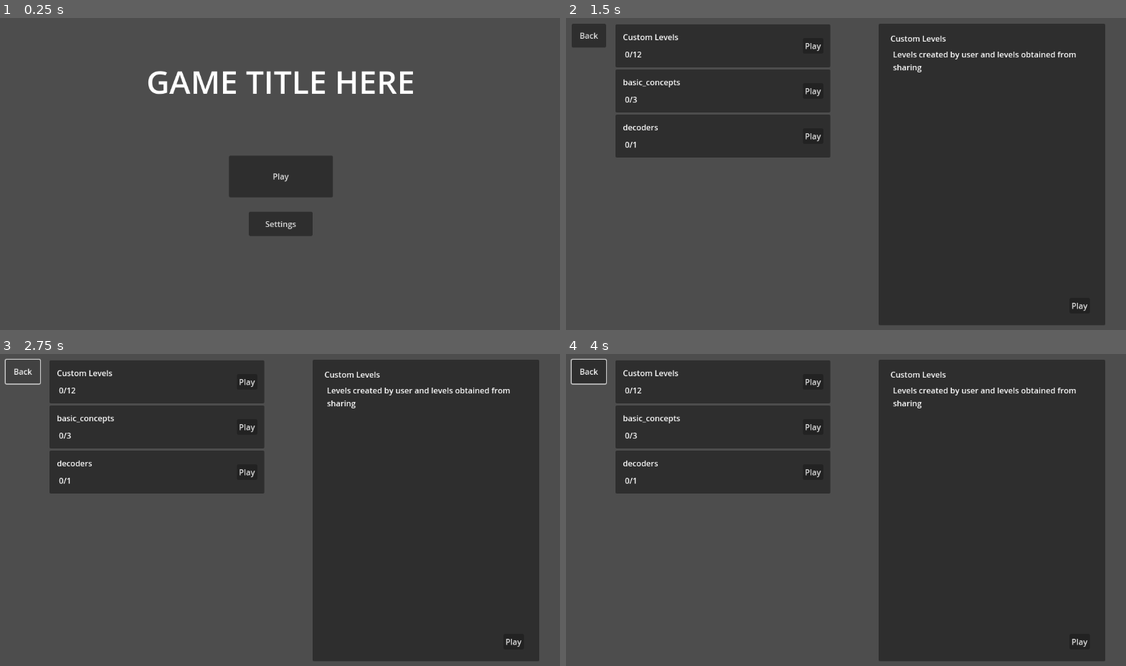
Above: before the commit, frames 1-4 (two rows, left to right).
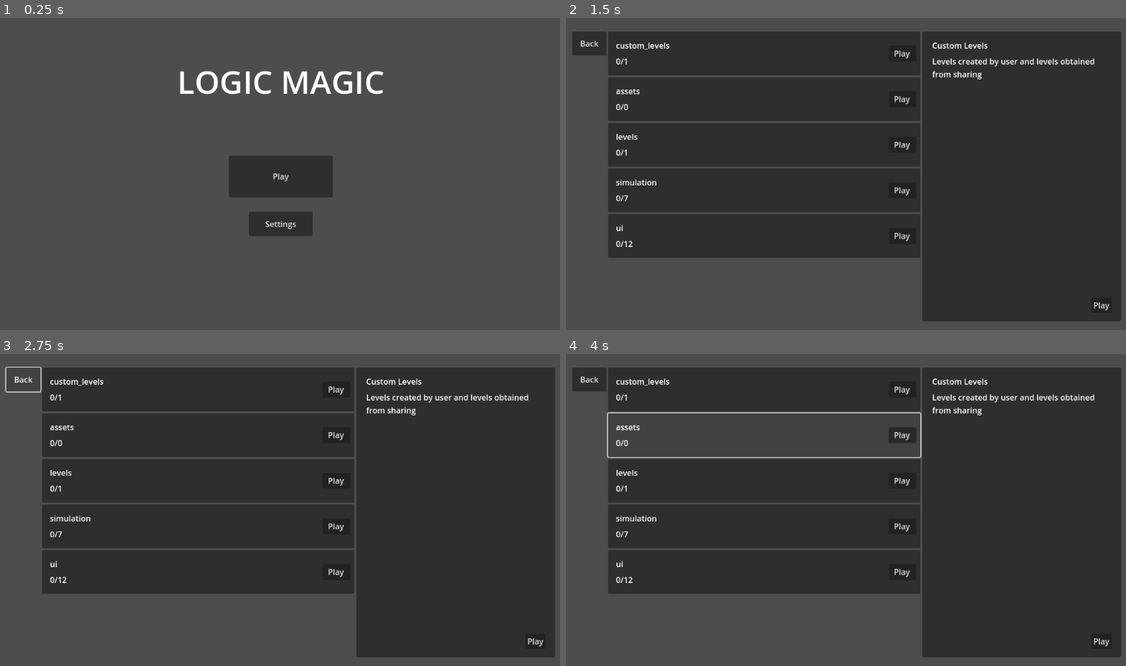
Above: after the commit, the same moments.

Repository: sininen-blue/logic-gate-tesseract
Game: Godot game, scene res://ui/title_page.tscn
Two runs of this game, one before a commit and one after it. Both use one fixed random seed, a clock stepped at 60 frames per second and the inputs below.
Inputs (mouse positions are in pixels of both pictures, inside the frame that each line leads up to):
- Up to frame 1 (0.25 s): no input
- Up to frame 2 (1.5 s): click "Settings" at 0.5 s; click "Play" at 1.25 s
- Up to frame 3 (2.75 s): click "Back" at 2 s
- Up to frame 4 (4 s): click (762, 388) at 2.75 s, where only the run after the commit has a clickable "custom_levels"; click (762, 435) at 3.5 s, where only the run after the commit has a clickable "assets"

The runs differ from the first frame. In frame 1, 1.8% of the frame differs, in the area x 26-74%, y 16-25%; in frame 2, 29%, in the area x 1-100%, y 1-99%; in frame 3, 29%; in frame 4, 27%.
Error after the commit: Cannot call method 'get_as_text' on a null value. (res://ui/stage_select.gd:38)

Commit message:
cleaned up level select

Diff:
--- /dev/null
+++ b/levels/basic_concepts.json
@@ -0,0 +1,4 @@
+{
+	"title": "Basic Concepts",
+	"description": "the basic concepts of logic gates"
+}
--- a/ui/components/stage_panel.gd
+++ b/ui/components/stage_panel.gd
@@ -1,4 +1,4 @@
-extends Panel
+extends Button
 
 @export var level_scene : PackedScene
 @export var title : String
--- a/ui/components/stage_panel.tscn
+++ b/ui/components/stage_panel.tscn
@@ -3,25 +3,31 @@
 [ext_resource type="Script" path="res://ui/components/stage_panel.gd" id="1_dwvly"]
 [ext_resource type="PackedScene" uid="uid://yrih2e5sant0" path="res://ui/level_select.tscn" id="2_lx8lr"]
 
-[node name="StagePanel" type="Panel"]
-custom_minimum_size = Vector2(242, 87)
+[node name="StagePanel" type="Button"]
+custom_minimum_size = Vector2(320, 88)
+offset_right = 320.0
+offset_bottom = 88.0
 script = ExtResource("1_dwvly")
 level_scene = ExtResource("2_lx8lr")
 
 [node name="StageLabel" type="Label" parent="."]
-layout_mode = 0
-offset_left = 15.0
-offset_top = 14.0
-offset_right = 127.0
-offset_bottom = 37.0
+layout_mode = 1
+offset_left = 16.0
+offset_top = 16.0
+offset_right = 248.0
+offset_bottom = 39.0
 text = "Basic Concepts"
 
 [node name="ProgressLabel" type="Label" parent="."]
-layout_mode = 0
-offset_left = 19.0
-offset_top = 49.0
-offset_right = 59.0
-offset_bottom = 72.0
+layout_mode = 1
+anchors_preset = 2
+anchor_top = 1.0
+anchor_bottom = 1.0
+offset_left = 16.0
+offset_top = -40.0
+offset_right = 80.0
+offset_bottom = -17.0
+grow_vertical = 0
 text = "0/12"
 
 [node name="PlayButton" type="Button" parent="."]
@@ -31,10 +37,10 @@
 anchor_top = 0.5
 anchor_right = 1.0
 anchor_bottom = 0.5
-offset_left = -55.0
-offset_top = -15.5
-offset_right = -14.0
-offset_bottom = 15.5
+offset_left = -64.0
+offset_top = -16.0
+offset_right = -8.0
+offset_bottom = 16.0
 grow_horizontal = 0
 grow_vertical = 2
 text = "Play"
--- a/ui/stage_select.gd
+++ b/ui/stage_select.gd
@@ -3,16 +3,41 @@
 @export var STAGE_PANEL : PackedScene
 var stage_directory : DirAccess = DirAccess.open("res://levels")
 
+@onready var stages_container: VBoxContainer = $Main/Stages
+
+@onready var title_label: Label = $Main/InfoPanel/TitleLabel
+@onready var description_label: Label = $Main/InfoPanel/DescriptionLabel
+@onready var play_button: Button = $Main/InfoPanel/PlayButton
+
 func _ready() -> void:
+	make_panel("custom_levels")
 	for stage in stage_directory.get_directories():
-		var new_stage_panel : Panel = STAGE_PANEL.instantiate()
-		new_stage_panel.title = stage
-		#new_stage_panel.current_level ## TODO: player local save
+		if stage == "custom_levels":
+			return
+		make_panel(stage)
 
-		## NOTE: messy but works well enough for now
-		stage_directory.change_dir(stage)
-		new_stage_panel.max_level = len(stage_directory.get_files())
-		stage_directory.change_dir("..")
 
-		new_stage_panel.dir = DirAccess.open("res://levels/"+stage)
-		$VBoxContainer.add_child(new_stage_panel)
+func make_panel(stage : String) -> void:
+	var new_stage_panel : Button = STAGE_PANEL.instantiate()
+	new_stage_panel.title = stage
+	#new_stage_panel.current_level ## TODO: player local save
+
+	## NOTE: messy but works well enough for now
+	stage_directory.change_dir(stage)
+	new_stage_panel.max_level = len(stage_directory.get_files())
+	stage_directory.change_dir("..")
+
+	new_stage_panel.dir = DirAccess.open("res://levels/"+stage)
+
+	stages_container.add_child(new_stage_panel)
+	new_stage_panel.pressed.connect(show_info.bind(stage))
+
+
+func show_info(stage : String) -> void:
+	var stage_file : FileAccess = FileAccess.open("res://levels/"+stage+".json", FileAccess.READ)
+	var content : Dictionary = JSON.parse_string(stage_file.get_as_text())
+
+	title_label.text = content["title"]
+	description_label.text = content["description"]
+	# TODO: custom level exception here
+	play_button.pressed.connect(get_tree().change_scene_to_file.bind("res://ui/level_select.tscn"))
--- a/ui/stage_select.tscn
+++ b/ui/stage_select.tscn
@@ -8,107 +8,67 @@
 anchors_preset = 15
 anchor_right = 1.0
 anchor_bottom = 1.0
+offset_left = 24.0
+offset_top = 32.0
+offset_right = -24.0
+offset_bottom = -32.0
 grow_horizontal = 2
 grow_vertical = 2
 script = ExtResource("1_1iel2")
 STAGE_PANEL = ExtResource("2_faydu")
-metadata/_edit_lock_ = true
 
-[node name="VBoxContainer" type="VBoxContainer" parent="."]
-clip_contents = true
+[node name="Back" type="Button" parent="."]
 layout_mode = 1
-anchors_preset = 9
+offset_right = 69.0
+offset_bottom = 48.0
+text = "Back"
+
+[node name="Main" type="HBoxContainer" parent="."]
+layout_mode = 1
+anchors_preset = 15
+anchor_right = 1.0
 anchor_bottom = 1.0
-offset_left = 111.0
-offset_top = 17.0
-offset_right = 543.0
-offset_bottom = -15.0
+offset_left = 72.0
+grow_horizontal = 2
 grow_vertical = 2
 
-[node name="StagePanel" type="Panel" parent="VBoxContainer"]
-custom_minimum_size = Vector2(242, 87)
+[node name="Stages" type="VBoxContainer" parent="Main"]
 layout_mode = 2
+size_flags_horizontal = 3
 
-[node name="StageLabel" type="Label" parent="VBoxContainer/StagePanel"]
+[node name="InfoPanel" type="Panel" parent="Main"]
+custom_minimum_size = Vector2(400, 0)
+layout_mode = 2
+size_flags_horizontal = 4
+
+[node name="TitleLabel" type="Label" parent="Main/InfoPanel"]
 layout_mode = 0
-offset_left = 15.0
-offset_top = 14.0
-offset_right = 127.0
-offset_bottom = 37.0
+offset_left = 20.0
+offset_top = 16.0
+offset_right = 132.0
+offset_bottom = 39.0
 text = "Custom Levels"
 
-[node name="ProgressLabel" type="Label" parent="VBoxContainer/StagePanel"]
+[node name="DescriptionLabel" type="Label" parent="Main/InfoPanel"]
 layout_mode = 0
-offset_left = 19.0
-offset_top = 49.0
-offset_right = 59.0
-offset_bottom = 72.0
-text = "0/12"
-
-[node name="PlayButton" type="Button" parent="VBoxContainer/StagePanel"]
-layout_mode = 1
-anchors_preset = 6
-anchor_left = 1.0
-anchor_top = 0.5
-anchor_right = 1.0
-anchor_bottom = 0.5
-offset_left = -55.0
-offset_top = -15.5
-offset_right = -14.0
-offset_bottom = 15.5
-grow_horizontal = 0
-grow_vertical = 2
-text = "Play"
-
-[node name="InfoPanel" type="Panel" parent="."]
-layout_mode = 1
-anchors_preset = 11
-anchor_left = 1.0
-anchor_right = 1.0
-anchor_bottom = 1.0
-offset_left = -512.0
-offset_top = 16.0
-offset_right = -56.0
-offset_bottom = -24.0
-grow_horizontal = 0
-grow_vertical = 2
-
-[node name="TitleLabel" type="Label" parent="InfoPanel"]
-layout_mode = 0
-offset_left = 24.0
-offset_top = 18.0
-offset_right = 136.0
-offset_bottom = 41.0
-text = "Custom Levels"
-
-[node name="DescriptionLabel" type="Label" parent="InfoPanel"]
-layout_mode = 0
-offset_left = 29.0
-offset_top = 50.0
-offset_right = 415.0
-offset_bottom = 258.0
+offset_left = 20.0
+offset_top = 48.0
+offset_right = 372.0
+offset_bottom = 296.0
 text = "Levels created by user and levels obtained from sharing"
 autowrap_mode = 3
 
-[node name="PlayButton" type="Button" parent="InfoPanel"]
+[node name="PlayButton" type="Button" parent="Main/InfoPanel"]
 layout_mode = 1
 anchors_preset = 3
 anchor_left = 1.0
 anchor_top = 1.0
 anchor_right = 1.0
 anchor_bottom = 1.0
-offset_left = -72.0
-offset_top = -55.0
-offset_right = -31.0
-offset_bottom = -24.0
+offset_left = -60.0
+offset_top = -48.0
+offset_right = -19.0
+offset_bottom = -17.0
 grow_horizontal = 0
 grow_vertical = 0
 text = "Play"
-
-[node name="Back" type="Button" parent="."]
-layout_mode = 0
-offset_left = 23.0
-offset_top = 16.0
-offset_right = 92.0
-offset_bottom = 64.0
-text = "Back"
--- a/ui/title_page.gd
+++ b/ui/title_page.gd
@@ -1,7 +1,11 @@
 extends Control
 
+
+@onready var play_button: Button = $PlayButton
+@onready var settings_button: Button = $SettingsButton
+
 func _ready() -> void:
-	$Button.pressed.connect(_on_button_pressed)
+	play_button.pressed.connect(_on_button_pressed)
 
 func _on_button_pressed() -> void:
 	get_tree().change_scene_to_file("res://ui/stage_select.tscn")
--- a/ui/title_page.tscn
+++ b/ui/title_page.tscn
@@ -12,7 +12,21 @@
 script = ExtResource("1_ulqil")
 metadata/_edit_lock_ = true
 
-[node name="Button" type="Button" parent="."]
+[node name="TitleLabel" type="Label" parent="."]
+layout_mode = 1
+anchors_preset = 5
+anchor_left = 0.5
+anchor_right = 0.5
+offset_left = -208.0
+offset_top = 88.0
+offset_right = 208.0
+offset_bottom = 176.0
+grow_horizontal = 2
+theme_override_font_sizes/font_size = 64
+text = "Logic Magic"
+uppercase = true
+
+[node name="PlayButton" type="Button" parent="."]
 layout_mode = 1
 anchors_preset = 8
 anchor_left = 0.5
@@ -27,7 +41,7 @@
 grow_vertical = 2
 text = "Play"
 
-[node name="Settings" type="Button" parent="."]
+[node name="SettingsButton" type="Button" parent="."]
 layout_mode = 1
 anchors_preset = 8
 anchor_left = 0.5
@@ -41,17 +55,3 @@
 grow_horizontal = 2
 grow_vertical = 2
 text = "Settings"
-
-[node name="Title" type="Label" parent="."]
-layout_mode = 1
-anchors_preset = 5
-anchor_left = 0.5
-anchor_right = 0.5
-offset_left = -67.5
-offset_top = 88.0
-offset_right = 67.5
-offset_bottom = 111.0
-grow_horizontal = 2
-theme_override_font_sizes/font_size = 64
-text = "GAME TITLE HERE"
-uppercase = true
